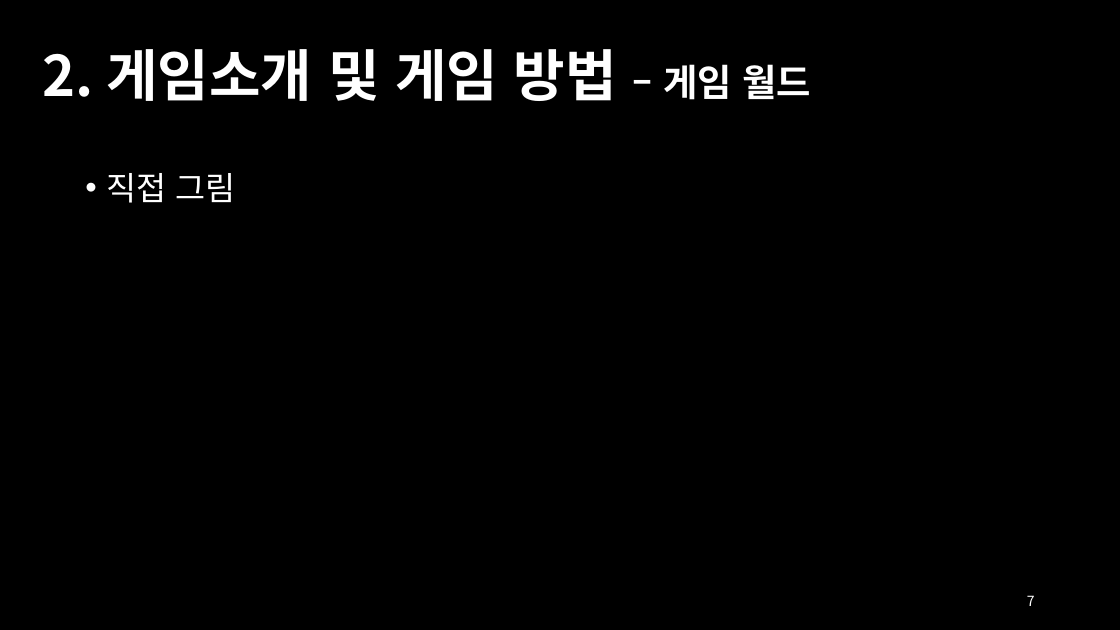
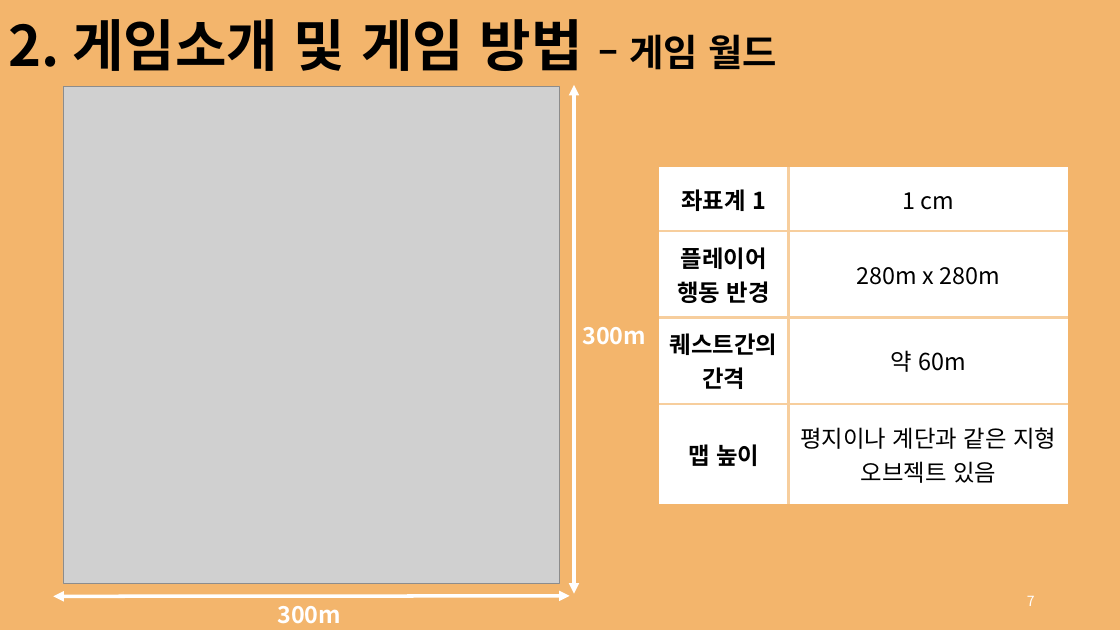
Before and after one commit to rg7155/2022KPU_GameProject, a slide deck: slide 7 of 의뢰인.pptx. Drawn at 1120x630 pixels with LibreOffice and Linux fonts; fonts in the diff are those of the drawing; grey boxes stand for pictures. Boxes give left, top, right and bottom in pixels: in the first picture for what was removed or moved away, otherwise in the second. Text is boxed around its words. In the diff, an @@ line names an element or a change of style, - is before the commit and + after.

Commit message:
ppt 플레이어, 몬스터, 조작법 제외 완료

```diff
--- a/의뢰인.pptx
+++ b/의뢰인.pptx
@@ background #000000 to #F3B56C @@
@@ text "2. 게임소개 및 게임 방법 ...": place and size @@
-text "2. 게임소개 및 게임 방법 ..." at [43,49,812,101]
+text "2. 게임소개 및 게임 방법 ..." at [8,19,777,71]
@@ text "2. 게임소개 및 게임 방법 ..." at [8,19,777,71]: text colour #FFFFFF to #000000 @@
@@ picture added at [63,87,560,584] @@
@@ double arrow added from (574, 594) to (574, 85), #FFFFFF 3 pt @@
@@ text removed at [106,173,236,203] @@
-• 직접 그림
@@ table added at [659,167,1069,504], 4 rows, 2 columns @@
+좌표계 1 | 1 cm
+플레이어 행동 반경 | 280m x 280m
+퀘스트간의 간격 | 약 60m
+맵 높이 | 평지이나 계단과 같은 지형 오브젝트 있음
@@ text added at [582,327,646,345], 20 pt, text #FFFFFF, bold @@
+300m
@@ double arrow added from (54, 597) to (570, 596), #FFFFFF 3 pt @@
@@ text added at [277,606,341,624], 20 pt, text #FFFFFF, bold @@
+300m
```
Also in this commit, not shown: 14 other slides changed, 1 slide added, 1 slide removed.
